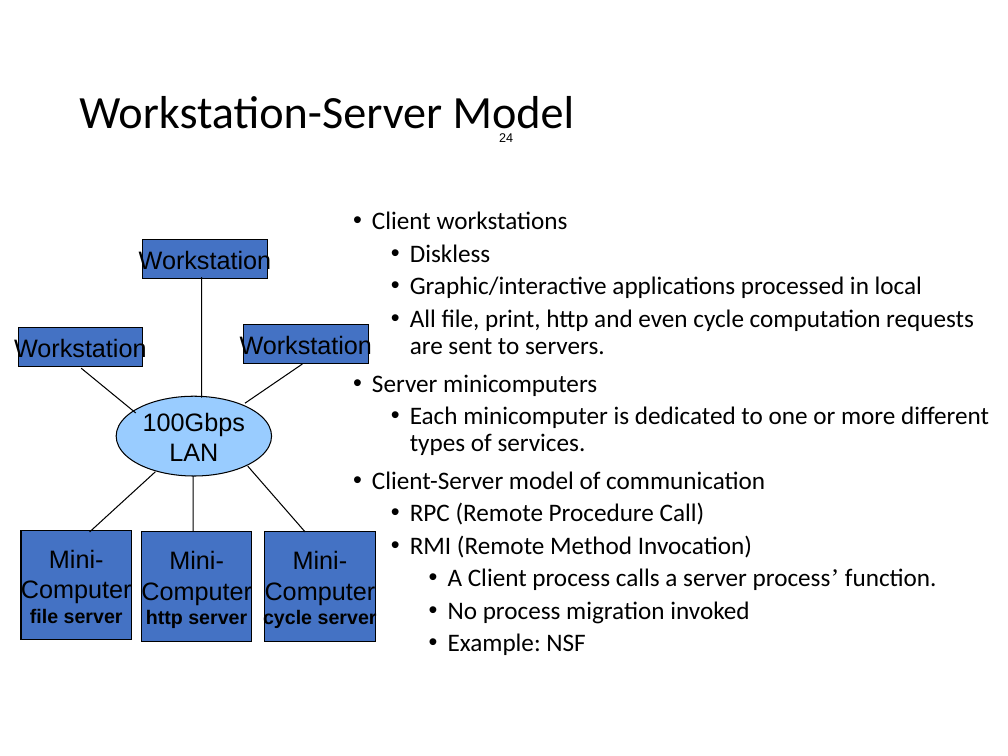
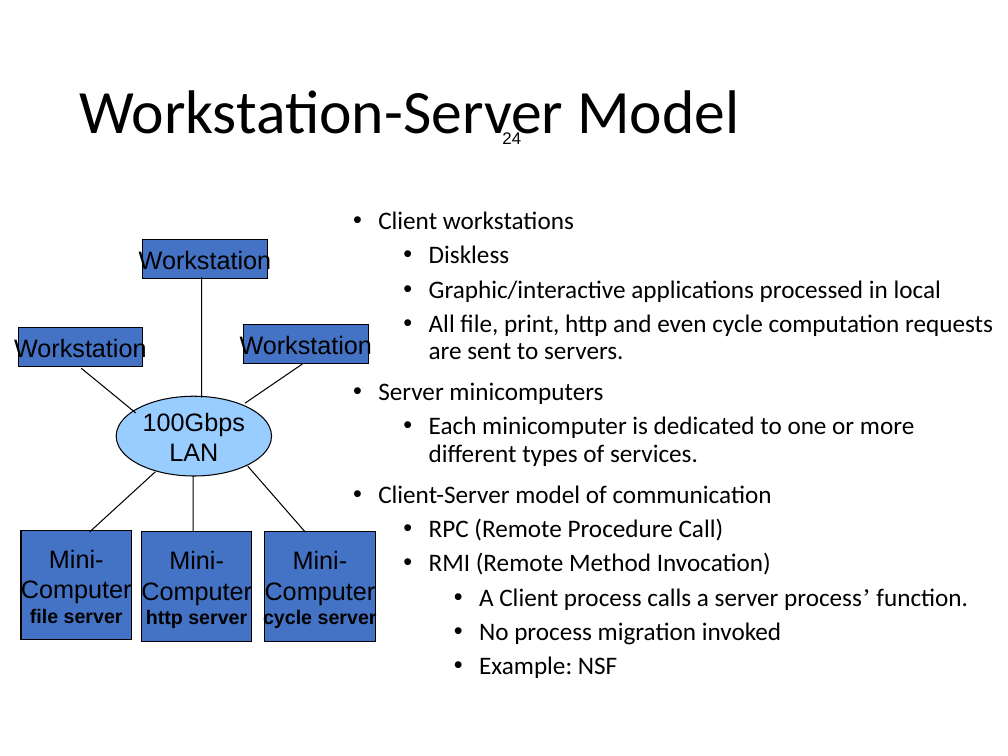
Before and after one commit to shakiliitju/M.Sc-in-ICT, a slide deck: slide 24 of MICT-5102 Cloud Computing/Lecture/Lecture2.pptx. Drawn at 1008x756 pixels with LibreOffice and Linux fonts; fonts in the diff are those of the drawing. Boxes give left, top, right and bottom in pixels: in the first picture for what was removed or moved away, otherwise in the second. Text is boxed around its words. In the diff, an @@ line names an element or a change of style, - is before the commit and + after.

```diff
--- a/MICT-5102 Cloud Computing/Lecture/Lecture2.pptx
+++ b/MICT-5102 Cloud Computing/Lecture/Lecture2.pptx
@@ title "Workstation-Server Model" at [79, 90, 739, 144]: size 33 to 44 pt @@
@@ page number at [502, 130, 521, 144]: size 9 to 12 pt; alignment centre to right @@
@@ text "Client workstations" at [378, 211, 993, 678]: indent changed; more space between paragraphs @@
```
Also in this commit, not shown: 53 other slides changed, 8 other files.
